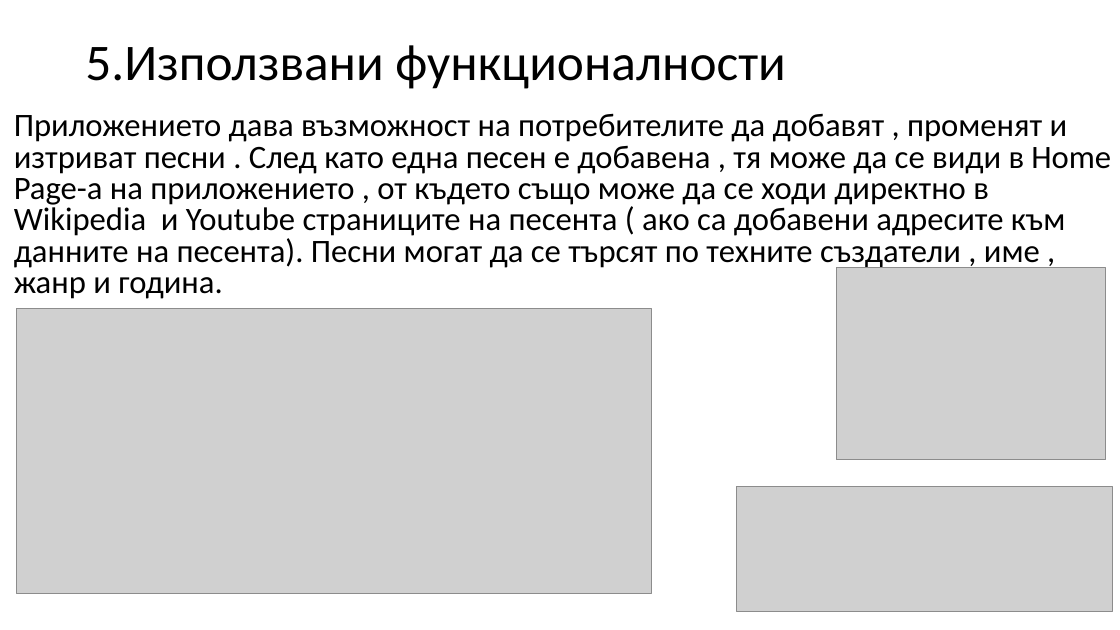
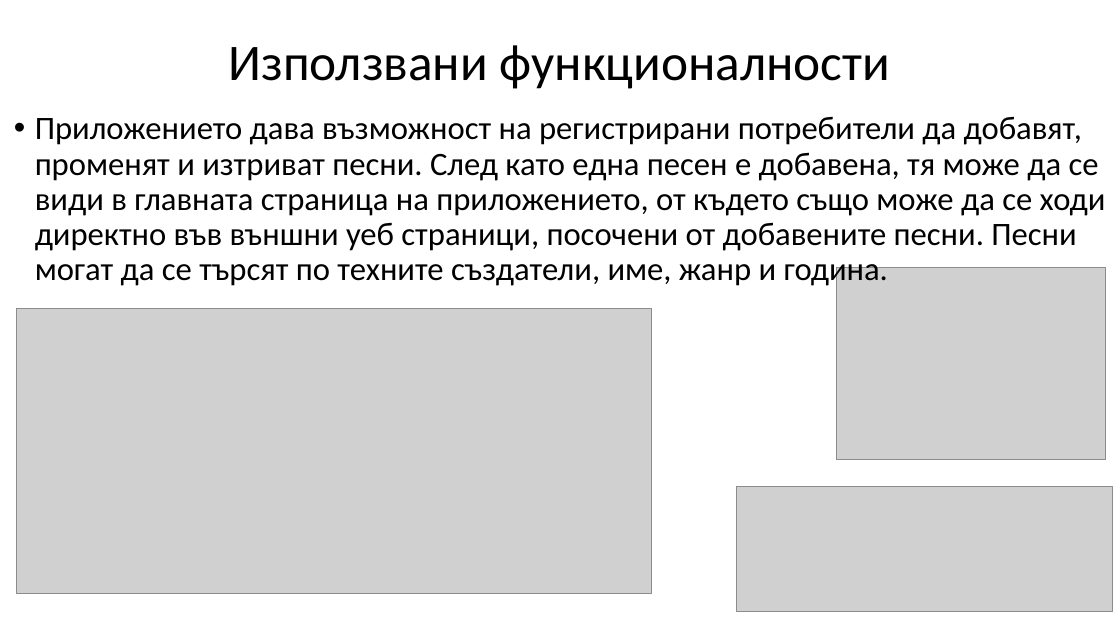
Before and after one commit to YovoTWW/MusicAppRepository, a slide deck: slide 8 of ТУ ВАРНА Music App Presentation.pptx (slide 6 before the commit). Drawn at 1120x630 pixels with LibreOffice and Linux fonts; fonts in the diff are those of the drawing; grey boxes stand for pictures. Boxes give left, top, right and bottom in pixels: in the first picture for what was removed or moved away, otherwise in the second. Text is boxed around its words. In the diff, an @@ line names an element or a change of style, - is before the commit and + after.

```diff
--- a/ТУ ВАРНА Music App Presentation.pptx
+++ b/ТУ ВАРНА Music App Presentation.pptx
@@ title at [229,45,891,89]: text changed @@
-5.Използвани функционалности
+Използвани функционалности
@@ text at [35,116,1106,289]: text changed @@
-Приложението дава възможност на потребителите да добавят , променят и изтриват песни . След като една песен е добавена , тя може да се види в Home Page-а на приложението , от където също може да се ходи директно в Wikipedia и Youtube страниците на песента ( ако са добавени адресите към данните на песента). Песни могат да се търсят по техните създатели , име , жанр и година.
+• Приложението дава възможност на регистрирани потребители да добавят, променят и изтриват песни. След като една песен е добавена, тя може да се види в главната страница на приложението, от където също може да се ходи директно във външни уеб страници, посочени от добавените песни. Песни могат да се търсят по техните създатели, име, жанр и година.
```
Also in this commit, not shown: 8 other slides changed, 3 slides added, 1 slide removed, 1 other file.
